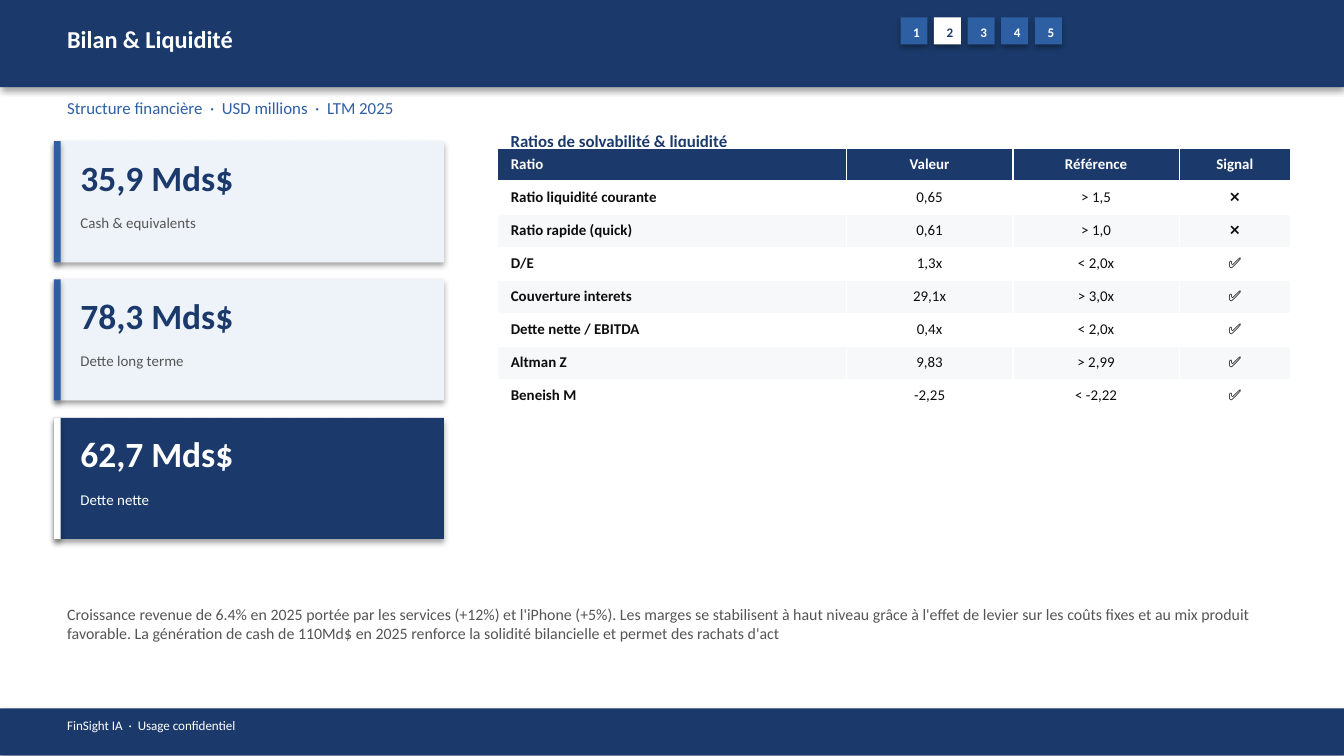
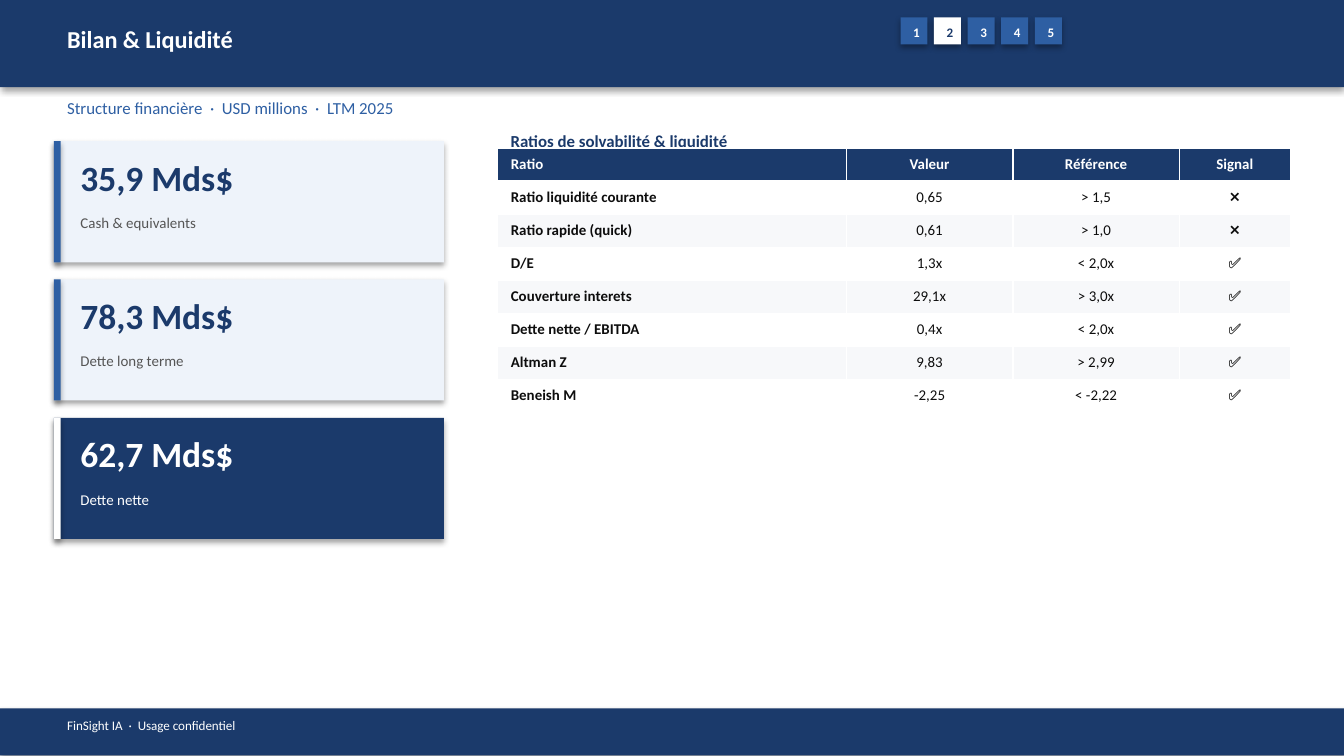
Before and after one commit to baptistejeh07-art/finsight-ia, a slide deck: slide 9 of preview/AAPL/AAPL_pitchbook.pptx. Drawn at 1344x756 pixels with LibreOffice and Linux fonts; fonts in the diff are those of the drawing. Boxes give left, top, right and bottom in pixels: in the first picture for what was removed or moved away, otherwise in the second. Text is boxed around its words. In the diff, an @@ line names an element or a change of style, - is before the commit and + after.

```diff
--- a/preview/AAPL/AAPL_pitchbook.pptx
+++ b/preview/AAPL/AAPL_pitchbook.pptx
@@ text removed at [67,608,1249,642] @@
-Croissance revenue de 6.4% en 2025 portée par les services (+12%) et l'iPhone (+5%). Les marges se stabilisent à haut niveau grâce à l'effet de levier sur les coûts fixes et au mix produit favorable. La génération de cash de 110Md$ en 2025 renforce la solidité bilancielle et permet des rachats d'act
```
Also in this commit, not shown: 14 other slides changed, 3 other files.
